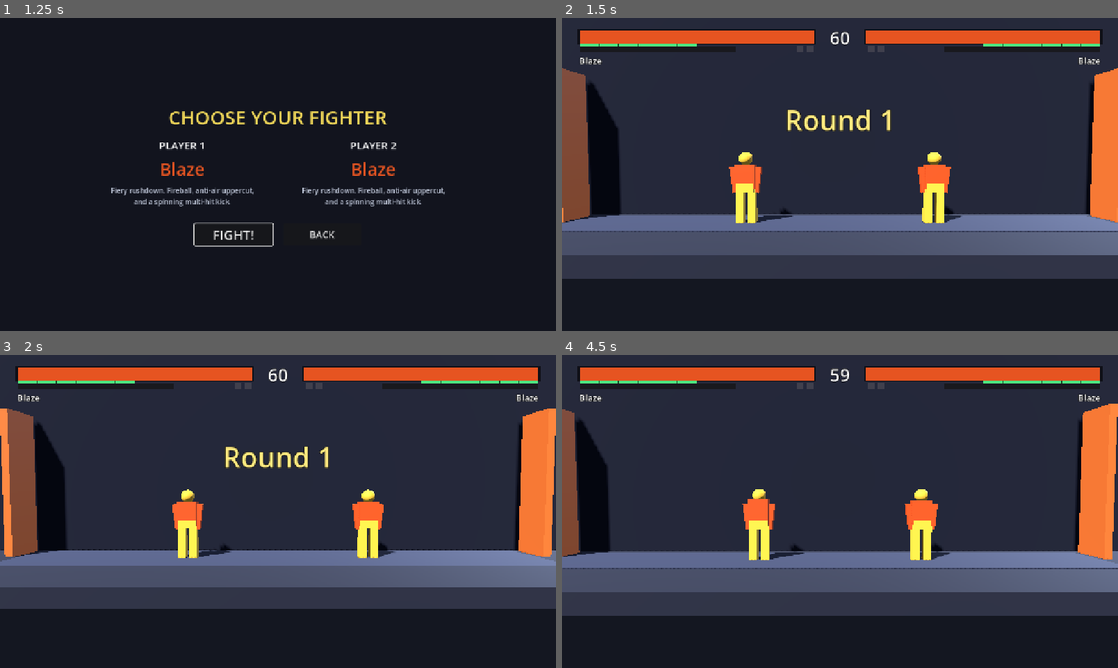
Above: before the commit, frames 1-4 (two rows, left to right).
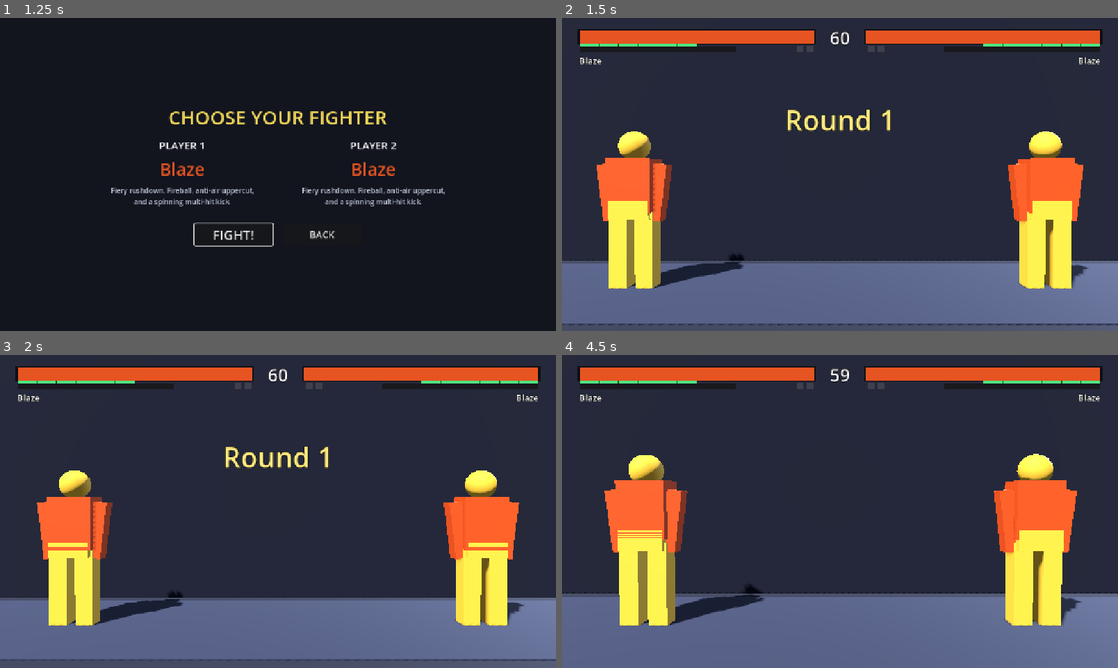
Above: after the commit, the same moments.

Repository: muji-wyh/FootisesGame3
Game: Godot game, scene res://scenes/Main.tscn
The game is run twice, just before and just after one commit, with the same random seed, the same clock (stepped at 60 frames per second) and the same inputs. Sound files missing from this copy of the repository are replaced by a short silence.
Inputs (mouse positions are in pixels of both pictures, inside the frame that each line leads up to):
- Up to frame 1 (1.25 s): click "LOCAL 2-PLAYER" at 0.5 s
- Up to frame 2 (1.5 s): click "FIGHT!" at 1.25 s
- Up to frame 3 (2 s): no input
- Up to frame 4 (4.5 s): move the mouse to (962, 495) at 2.02 s; hold D 2.03-2.75 s; tap U (p1_lp) at 2.1 s; click (962, 495) at 2.17 s; drag from (728, 527) to (812, 574) at 2.77 s; move the mouse to (895, 442) at 3.52 s; hold D 3.53-4.25 s; tap O at 3.6 s; drag from (812, 574) to (673, 464) at 4.27 s

Frame 1 is identical in both runs. In frame 2, 48% of the frame differs, in the area x 0-100%, y 16-100%; in frame 3, 47%; in frame 4, 51%, in the area x 0-100%, y 15-100%.

Commit message:
feat(camera): SF6-style floor-anchored, fit-both framing
Rework FightCamera to match reference framing: size the pull-back to fit both fighters plus a horizontal margin, and anchor the fighters' feet near the bottom of the screen by solving the pitch from a target feet fraction. As the camera pulls back the heads rise into frame (floor line stays put) instead of the fighters floating up.

Nearest: fighters centred, full-body (~MIN_Z 4.0). Farthest: fighters slide to the screen edges, feet anchored, stage visible between - both always framed. fov 45, height 1.35, aspect-aware horizontal fit. Adds _test_camera (pull-in, zoom-out, on-screen, feet-anchored). 120/120 headless tests pass; verified visually against the references.

Co-authored-by: Copilot <223556219+Copilot@users.noreply.github.com>

Diff:
--- a/scripts/match/FightCamera.gd
+++ b/scripts/match/FightCamera.gd
@@ -1,27 +1,28 @@
 class_name FightCamera
 extends Camera3D
 
-## Side-view camera that keeps both fighters framed. Each visual tick it centres on the
-## midpoint between the fighters and pulls back as they separate - the classic 2D fighter
-## "rubber-band" framing.
+## Side-view camera that keeps both fighters framed SF6-style. Each visual tick it centres
+## on the midpoint and sizes the pull-back to *fit both fighters with a horizontal margin*,
+## while anchoring the floor line near the bottom of the screen (so the fighters' feet stay
+## put and their heads rise into frame as the camera pulls back).
 
-const MIN_Z := 6.5
-const MAX_Z := 11.0
-const SEP_SCALE := 0.6
-const HEIGHT := 1.7
-const LOOK_HEIGHT := 1.25
-const FOLLOW := 0.18
+const FOV := 45.0
+const FEET_FRAC := 0.87        # screen fraction (from top) at which the fighters' feet sit
+const MARGIN := 0.9            # world metres kept beyond each fighter, horizontally
+const MIN_Z := 4.0             # closest pull-in (fighters touching -> ref-1 framing)
+const MAX_Z := 12.0            # farthest pull-out (keeps both framed corner-to-corner)
+const HEIGHT := 1.35           # camera height (constant; pitch is what tracks the floor)
+const FOLLOW := 0.2
 
-var _target := Vector3(0, HEIGHT, MIN_Z)
 var _base := Vector3(0, HEIGHT, MIN_Z)
 var _shake_amp: float = 0.0
 var _shake_t: int = 0
 var _shake_frames: int = 1
 
 func _ready() -> void:
-	fov = 48.0
+	fov = FOV
 	position = Vector3(0, HEIGHT, MIN_Z)
-	look_at(Vector3(0, LOOK_HEIGHT, 0), Vector3.UP)
+	_aim(0.0, MIN_Z)
 
 ## Request a screen shake (impact feedback). Stronger requests win; decays over `frames`.
 func shake(amp: float, frames: int) -> void:
@@ -34,13 +35,34 @@
 func track(a: Vector3, b: Vector3) -> void:
 	var mid_x := (a.x + b.x) * 0.5
 	var sep: float = absf(a.x - b.x)
-	var z := clampf(MIN_Z + sep * SEP_SCALE, MIN_Z, MAX_Z)
-	var bound: float = Arena.STAGE_HALF_WIDTH - 2.0
+	# Zoom to fit both fighters (plus a margin) across the screen's horizontal half-extent.
+	var z := clampf((sep * 0.5 + MARGIN) / _half_width_tan(), MIN_Z, MAX_Z)
+	var bound: float = Arena.STAGE_HALF_WIDTH - 1.0
 	mid_x = clampf(mid_x, -bound, bound)
-	_target = Vector3(mid_x, HEIGHT, z)
-	_base = _base.lerp(_target, FOLLOW)
+	_base = _base.lerp(Vector3(mid_x, HEIGHT, z), FOLLOW)
 	position = _base + _shake_offset()
-	look_at(Vector3(_base.x, LOOK_HEIGHT, 0), Vector3.UP)
+	_aim(_base.x, _base.z)
+
+## Half of the screen's horizontal extent (in tan units) at the subject plane, accounting for
+## the live viewport aspect (vertical FOV is fixed, so width follows the aspect).
+func _half_width_tan() -> float:
+	var aspect := 16.0 / 9.0
+	var vp := get_viewport()
+	if vp:
+		var s: Vector2 = vp.get_visible_rect().size
+		if s.y > 0.0:
+			aspect = s.x / s.y
+	return tan(deg_to_rad(FOV) * 0.5) * aspect
+
+## Aim so the fighters' feet (world y = 0) sit at FEET_FRAC of the screen height. Solving the
+## pitch from that constraint keeps the floor line anchored as z changes: when the camera
+## pulls back the heads simply rise into frame, instead of the fighters floating upward.
+func _aim(x: float, z: float) -> void:
+	var half := FOV * 0.5
+	var feet_deg := -rad_to_deg(atan(HEIGHT / maxf(0.1, z)))
+	var center_deg := half * (2.0 * FEET_FRAC - 1.0) + feet_deg
+	var look_y := HEIGHT + z * tan(deg_to_rad(center_deg))
+	look_at_from_position(position, Vector3(x, look_y, 0.0), Vector3.UP)
 
 func _shake_offset() -> Vector3:
 	if _shake_t <= 0:
--- a/tools/run_tests.gd
+++ b/tools/run_tests.gd
@@ -84,6 +84,7 @@
 	_test_drive_gauge()
 	_test_drive_rush()
 	_test_uppercut_rise()
+	_test_camera()
 	print("=== Results: %d passed, %d failed ===" % [_passed, _failed])
 	if _failed == 0:
 		print("ALL TESTS PASSED")
@@ -833,3 +834,33 @@
 	_check("attacker returned to the ground after the uppercut", absf(f1.position.y) < 0.05)
 	_check("rising uppercut connected on a grounded opponent", connected)
 	ctx["arena"].queue_free()
+
+func _test_camera() -> void:
+	print("[camera]")
+	var cam := FightCamera.new()
+	root.add_child(cam)
+	# Close (fighters ~touching): camera pulls in to its nearest framing.
+	for i in range(40):
+		cam.track(Vector3(-0.4, 0, 0), Vector3(0.4, 0, 0))
+	_check("camera pulls in when fighters are close", cam.position.z <= FightCamera.MIN_Z + 0.3)
+	# Far (fighters near opposite walls): camera zooms out, capped at MAX_Z.
+	for i in range(80):
+		cam.track(Vector3(-6.2, 0, 0), Vector3(6.2, 0, 0))
+	_check("camera zooms out when fighters separate", cam.position.z > FightCamera.MIN_Z + 1.0)
+	_check("camera zoom stays within MAX_Z", cam.position.z <= FightCamera.MAX_Z + 0.01)
+	var halfw: float = cam.position.z * cam._half_width_tan()
+	_check("both fighters stay on screen when far", 6.2 - absf(cam.position.x) <= halfw + 0.05)
+	# Feet anchored near the bottom across zoom: derive the feet's screen fraction from the
+	# camera pitch (rotation.x), which look_at_from_position sets reliably (unlike the global
+	# basis out of tree). Verify it stays put at both near and far zoom.
+	var feet_frac := func(c: FightCamera) -> float:
+		var center := rad_to_deg(c.rotation.x)
+		var feet_world := -rad_to_deg(atan(FightCamera.HEIGHT / c.position.z))
+		return (1.0 - (feet_world - center) / (FightCamera.FOV * 0.5)) * 0.5
+	var far_frac: float = feet_frac.call(cam)
+	for i in range(60):
+		cam.track(Vector3(-0.4, 0, 0), Vector3(0.4, 0, 0))
+	var near_frac: float = feet_frac.call(cam)
+	_check("feet anchored near bottom when far", far_frac > 0.82 and far_frac < 0.92)
+	_check("feet anchored near bottom when close", near_frac > 0.82 and near_frac < 0.92)
+	cam.free()
